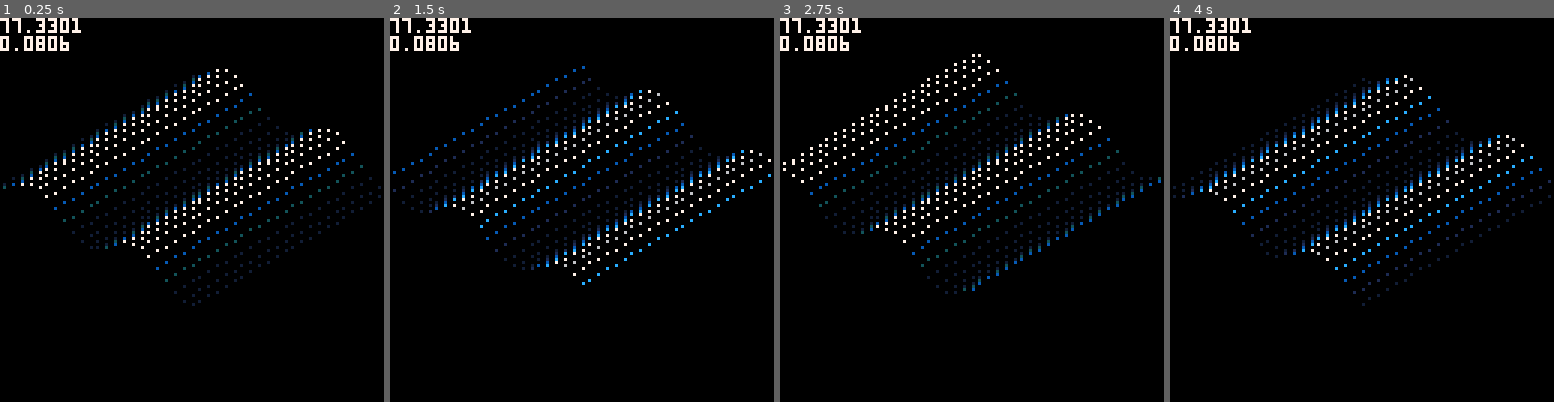
Above: before the commit, frames 1-4 (left to right).
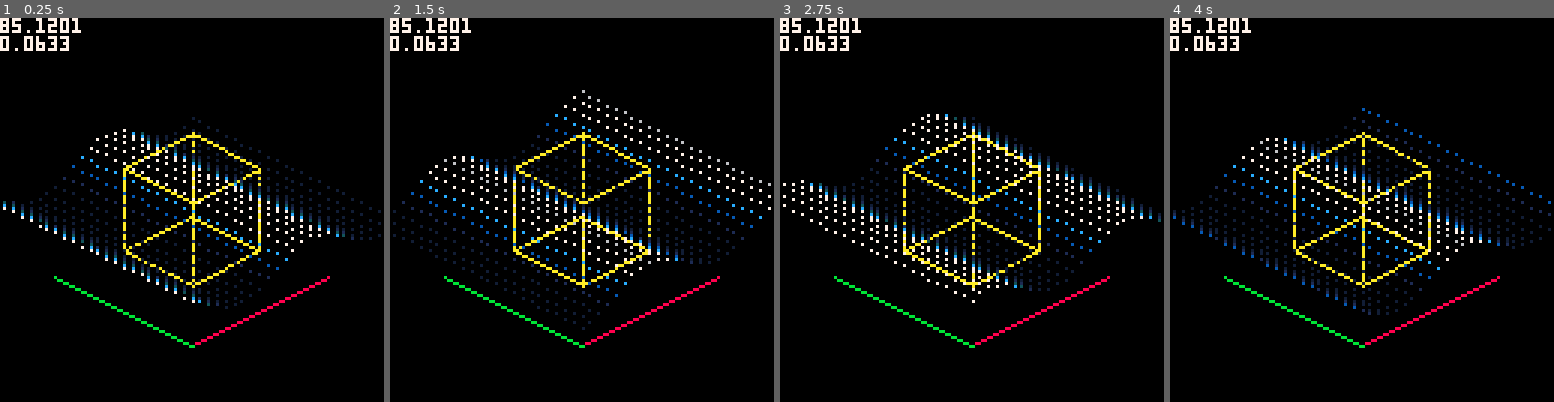
Above: after the commit, the same moments.

Repository: Sonat-Consulting/fagdag-pico8
Game: PICO-8 cartridge planlegging/playground/isometric.p8
Same seed, same stepped clock (60 frames per second), same inputs: the game is played once before the commit and once after it.
Inputs:
- Up to frame 1 (0.25 s): no input
- Up to frame 2 (1.5 s): no input
- Up to frame 3 (2.75 s): no input
- Up to frame 4 (4 s): no input

The runs differ from the first frame. In frame 1, 8.1% of the frame differs, in the area x 0-100%, y 0-86%; in frame 2, 8.0%; in frame 3, 8.0%; in frame 4, 8.1%.

Commit message:
change to dimetric projection, refac

Diff:
--- a/planlegging/playground/isometric.p8
+++ b/planlegging/playground/isometric.p8
@@ -8,26 +8,21 @@
 palette = {[0]=129,1,131,140,12,7}
 numcolors = 6
 
+
 function _init()
-    num = 24
+    dim = 12
     coords = {}
-    for y=0,num-1 do
-        for x=0,num-1 do
+    for y=-dim,dim do
+        for x=-dim,dim do
             coord = {x * 4, 0, y * 4}
             add(coords, coord)
         end
     end
 
-    sqrt3 = 3 ^ 0.5
-    sqrt2 = 2 ^ 0.5
-    sqrt6 = 6 ^ 0.5
-
-    isomatrix = {sqrt3, 0, -sqrt3,
-                1, 2, 1,
-                sqrt2, -sqrt2, sqrt2}
+    local c = 16
+    cube = buildcube(16)
 
     t = 0
-
     for i=0,numcolors-1 do
         pal(i,palette[i], 1)
     end
@@ -36,15 +31,86 @@
 end
 
 function _update()
-    for y=0,num-1 do
-        for x=0,num-1 do
-            local coord = coords[y * num + x + 1]
-            local wave1 = cos(2 * x / num  + t/60)
-            coord[2] = wave1 * 6
-            coord[4] = 1 + wave1
-        end
+    local scale = 128
+    local wavescale = 6
+    for c in all(coords) do
+        local wave1 = cos(2 * c[1] / scale  - t/60)
+        c[2] = wave1 * wavescale
+        c[4] = 1 + wave1
     end
     t += 1
+end
+
+function _draw()
+    cls(14)
+    color(15)
+    print(stat(0))
+    print(stat(1))
+
+    local projection = build_axonometric((0 + 45) / 360, 210 / 360)
+
+    camera(-64,-64) --center view on 0,0 in XZ-plane
+    for l in all(cube.lines) do
+        c1 = transformvector(cube.coords[l[1]], projection)
+        c2 = transformvector(cube.coords[l[2]], projection)
+        line(c1[1], c1[2], c2[1], c2[2], yellow)
+    end
+
+    for c in all(coords) do
+        local i = transformvector(c, projection)
+        local col = c[4] * numcolors / 2
+        pset(i[1], i[2], col)
+    end
+
+    local p0 = transformvector({-64,0,-64}, projection)
+    local x1 = transformvector({0,0,-64}, projection)
+    local z1 = transformvector({-64,0,0}, projection)
+    line(p0[1], p0[2], x1[1], x1[2], red)
+    line(p0[1], p0[2], z1[1], z1[2], green)
+
+    camera(0,0)
+end
+
+function build_axonometric(a, b)
+    return {
+        cos(a), 0, sin(a),
+        sin(b)*sin(a), cos(b), -sin(b)*cos(a),
+        -cos(b)*sin(a), sin(b), cos(b)*cos(a)
+    }
+end
+
+function buildcube(scale)
+    return {
+        coords = {
+            {-scale, -scale, -scale},
+            {-scale, -scale, scale},
+            {scale, -scale, scale},
+            {scale, -scale, -scale},
+            {-scale, scale, -scale},
+            {-scale, scale, scale},
+            {scale, scale, scale},
+            {scale, scale, -scale},
+        },
+        lines = {
+            --bottom
+            {1,2},
+            {2,3},
+            {3,4},
+            {4,1},
+
+            --top
+            {5,6},
+            {6,7},
+            {7,8},
+            {8,5},
+
+            --pillars
+            {1,5},
+            {2,6},
+            {3,7},
+            {4,8},
+        }
+    }
 end
 
 function transformvector(vector3, matrix3x3)
@@ -64,26 +130,3 @@
 function vectortostring(vector3)
     return "("..vector3[1]..","..vector3[2]..","..vector3[3]..")"
 end
-
-function isometric(coord)
-    local transformed = transformvector(coord, isomatrix)
-    local projected = {transformed[1], transformed[5], 0}
-    local scaled = multvector(transformed, 1 / sqrt6)
-    scaled[1] += 64
-    scaled[2] += 16
-    return scaled
-end
-
-function _draw()
-    cls(14)
-    color(15)
-    print(stat(0))
-    print(stat(1))
-    local count = 0
-    for c in all(coords) do
-        local i = isometric(c)
-        local col = numcolors - (c[4] * numcolors / 2)
-        pset(i[1], i[2], col)
-        count+=1
-    end
-end
